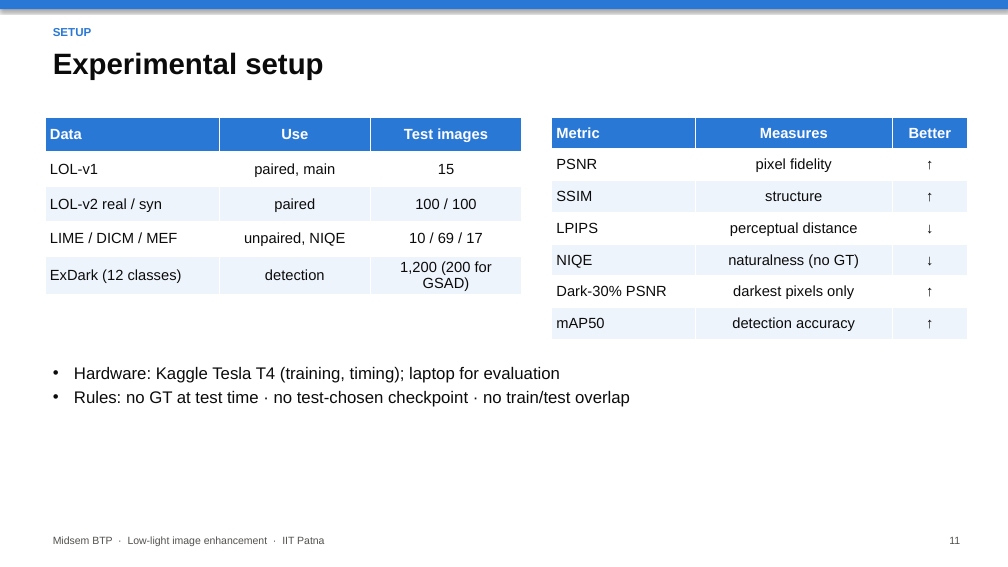
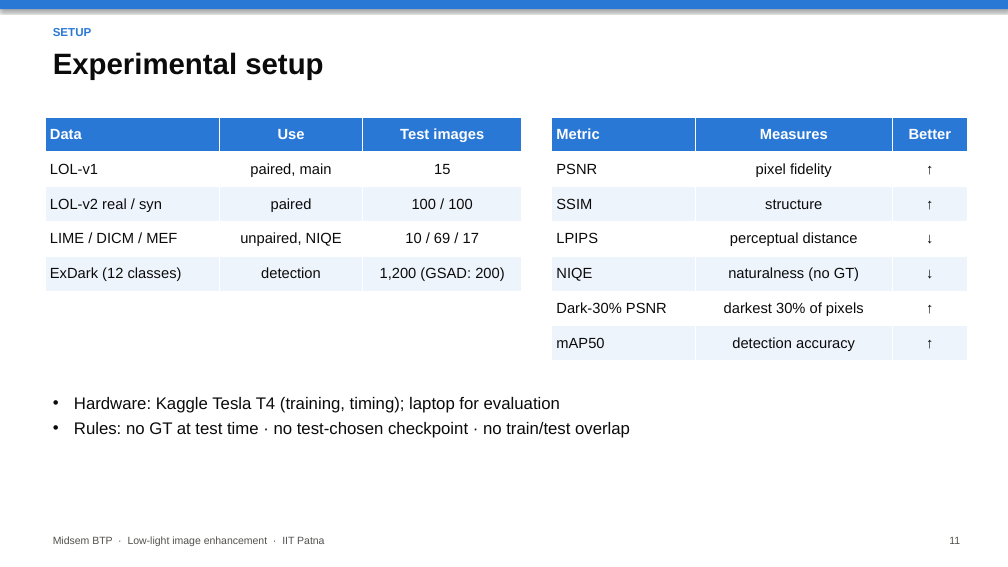
Before and after one commit to Crazycraftie/low-light-enhancement-btp, a slide deck: slide 11 of presentation/midsem.pptx. Drawn at 1008x567 pixels with LibreOffice and Linux fonts; fonts in the diff are those of the drawing. Boxes give left, top, right and bottom in pixels: in the first picture for what was removed or moved away, otherwise in the second. Text is boxed around its words. In the diff, an @@ line names an element or a change of style, - is before the commit and + after.

```diff
--- a/presentation/midsem.pptx
+++ b/presentation/midsem.pptx
@@ table at box(45, 117, 522, 291) @@
-row 5, column 3: 1,200 (200 for GSAD)
+row 5, column 3: 1,200 (GSAD: 200)
@@ table at box(552, 117, 968, 361) @@
-row 6, column 2: darkest pixels only
+row 6, column 2: darkest 30% of pixels
@@ text "Hardware: Kaggle Tesla T4 (training, ...": place and size @@
-text "Hardware: Kaggle Tesla T4 (training, ..." at box(74, 367, 630, 407)
+text "Hardware: Kaggle Tesla T4 (training, ..." at box(74, 397, 630, 438)
```
Also in this commit, not shown: 9 other slides changed, 4 other files.
